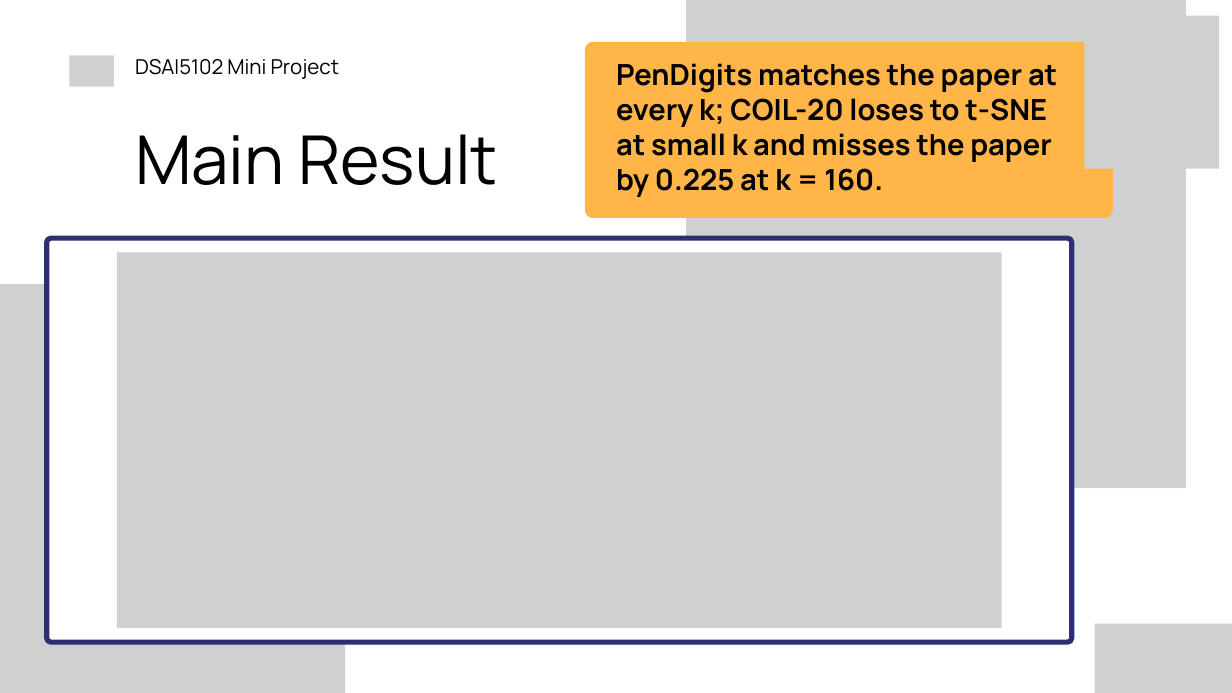
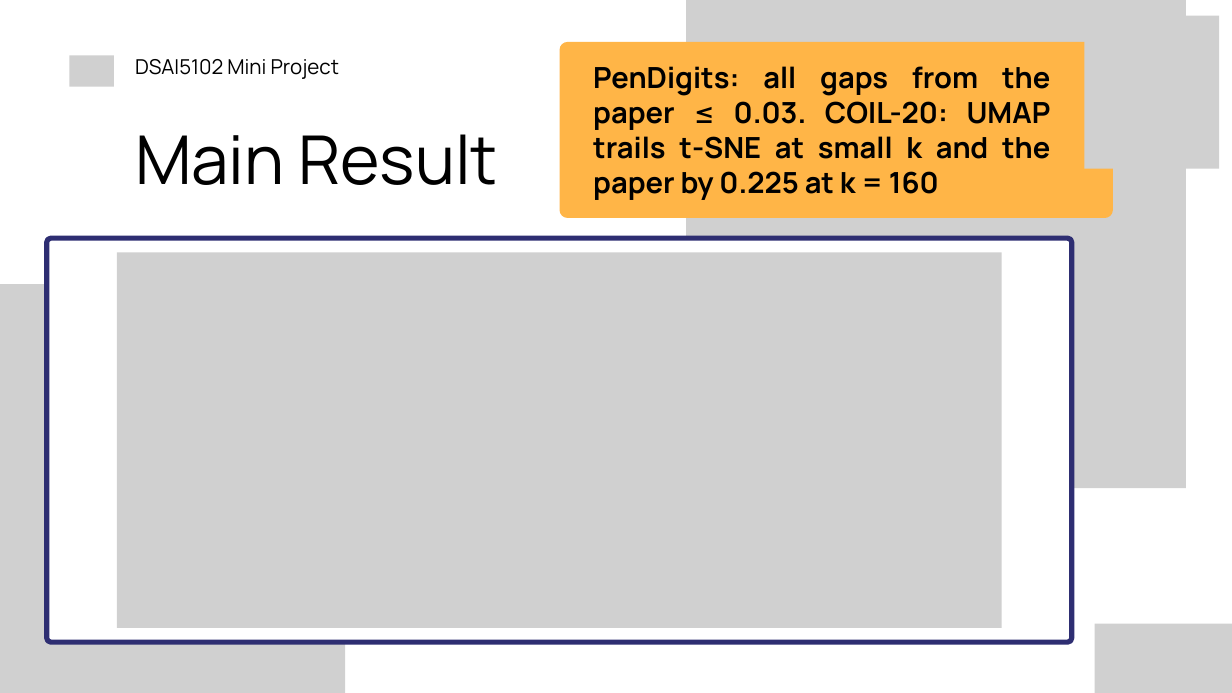
Before and after one commit to PKLgames/dsai5102MiniProject, a slide deck: slide 5 of slides/DSAI5102_Group16_Slides.pptx. Drawn at 1232x693 pixels with LibreOffice and Linux fonts; fonts in the diff are those of the drawing; grey boxes stand for pictures. Boxes give left, top, right and bottom in pixels: in the first picture for what was removed or moved away, otherwise in the second. Text is boxed around its words. In the diff, an @@ line names an element or a change of style, - is before the commit and + after.

```diff
--- a/slides/DSAI5102_Group16_Slides.pptx
+++ b/slides/DSAI5102_Group16_Slides.pptx
@@ freeform shape: place and size @@
-freeform shape at box(585, 42, 1113, 218)
+freeform shape at box(559, 42, 1112, 218)
@@ text at box(593, 66, 1051, 200): text changed @@
-PenDigits matches the paper at every k; COIL-20 loses to t-SNE at small k and misses the paper by 0.225 at k = 160.
+PenDigits: all gaps from the paper ≤ 0.03. COIL-20: UMAP trails t-SNE at small k and the paper by 0.225 at k = 160
```
Also in this commit, not shown: 5 other slides changed, 1 other file.
